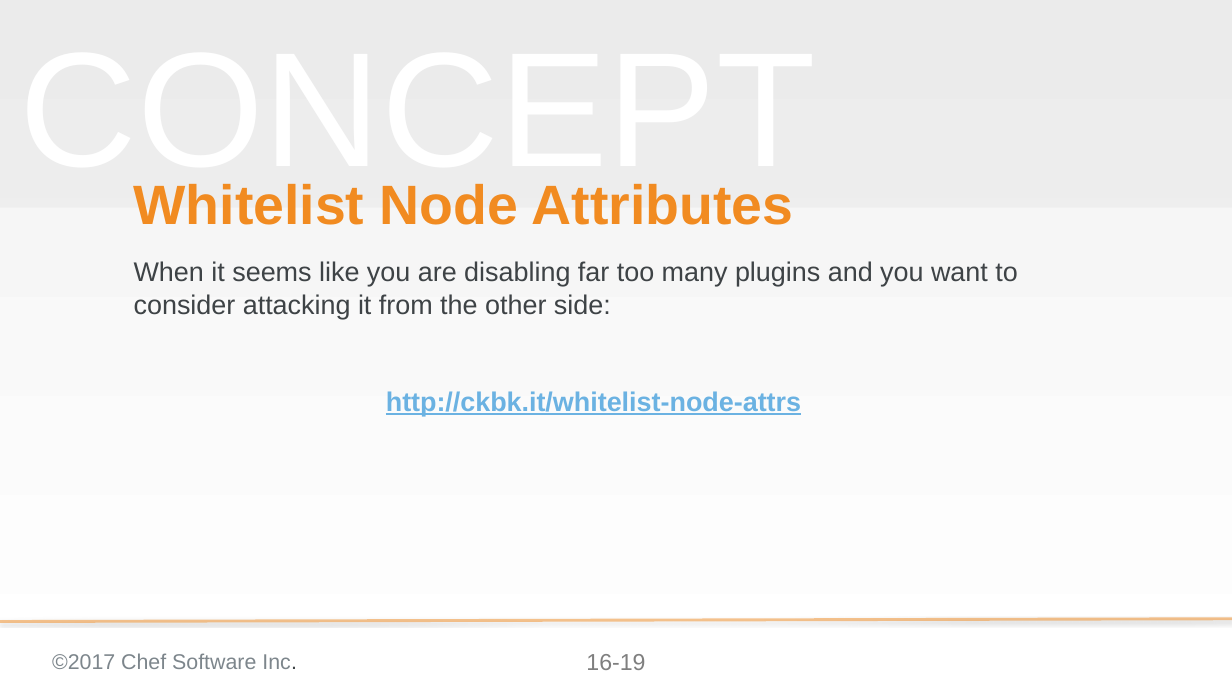
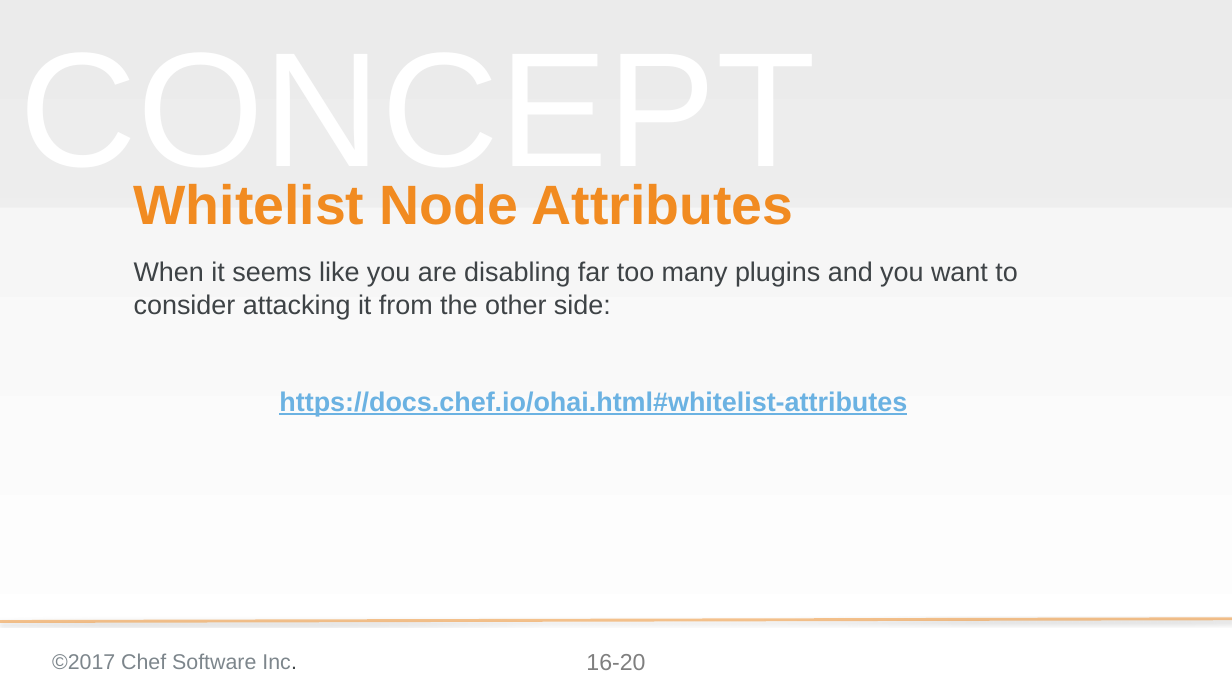
Before and after one commit to ericheiser/chef-intermediate, a slide deck: slide 20 of 16-tuning_ohai.pptx (slide 19 before the commit). Drawn at 1232x693 pixels with LibreOffice and Linux fonts; fonts in the diff are those of the drawing; background and template pictures are left out. Boxes give left, top, right and bottom in pixels: in the first picture for what was removed or moved away, otherwise in the second. Text is boxed around its words. In the diff, an @@ line names an element or a change of style, - is before the commit and + after.

Commit message:
added link to 16.6, added link to 16.13, corrected screenshots, added link for whitelisting attributes and removed deprecated cookbook link

```diff
--- a/16-tuning_ohai.pptx
+++ b/16-tuning_ohai.pptx
@@ subtitle at (279,391,907,416): text changed @@
-http://ckbk.it/whitelist-node-attrs
+https://docs.chef.io/ohai.html#whitelist-attributes
@@ page number at (586,654,645,670): text changed @@
-16-19
+16-20
```
Also in this commit, not shown: 7 other slides changed, 1 slide added.
